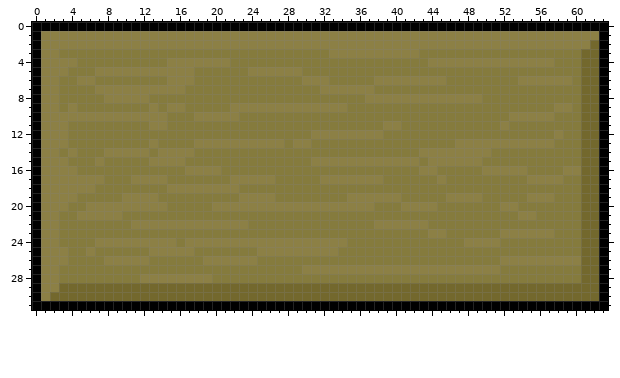
Pixel-art file -- dev/menu-button.aseprite. This is how it looked before the edit.
64x32 pixels, 1 frame.
The result:
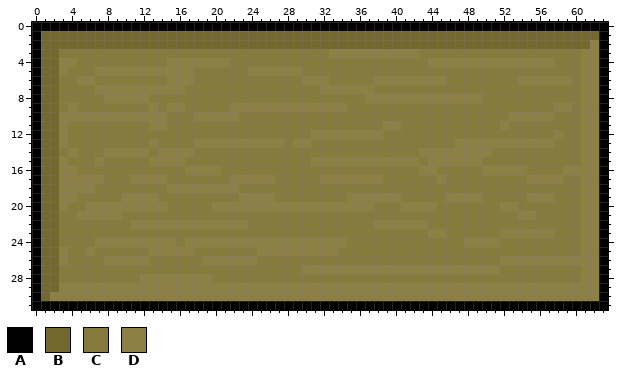
Palette (. is transparent): A #000000  B #73682d  C #857b3d  D #8c8045
Change:
{"change": "layer \"Up\" added"}
{"change": "layer \"Down\" added"}
{"where": "layer \"Down\""}
{"y":1,"x":1,"old":"DDDDDDDDDDDDDDDDDDDDDDDDDDDDDDDDDDDDDDDDDDDDDDDDDDDDDDDDDDDDDD","new":"BBBBBBBBBBBBBBBBBBBBBBBBBBBBBBBBBBBBBBBBBBBBBBBBBBBBBBBBBBBBBB"}
{"y":2,"x":1,"old":"DDDDDDDDDDDDDDDDDDDDDDDDDDDDDDDDDDDDDDDDDDDDDDDDDDDDDDDDDDDDDB","new":"BBBBBBBBBBBBBBBBBBBBBBBBBBBBBBBBBBBBBBBBBBBBBBBBBBBBBBBBBBBBBD"}
{"y":3,"x":1,"old":"DD","new":"BB"}
{"y":3,"x":61,"old":"BB","new":"DD"}
{"y":4,"x":1,"old":"DD","new":"BB"}
{"y":4,"x":61,"old":"BB","new":"DD"}
{"y":5,"x":1,"old":"DD","new":"BB"}
{"y":5,"x":61,"old":"BB","new":"DD"}
{"y":6,"x":1,"old":"DD","new":"BB"}
{"y":6,"x":61,"old":"BB","new":"DD"}
{"y":7,"x":1,"old":"DD","new":"BB"}
{"y":7,"x":61,"old":"BB","new":"DD"}
{"y":8,"x":1,"old":"DD","new":"BB"}
{"y":8,"x":61,"old":"BB","new":"DD"}
{"y":9,"x":1,"old":"DD","new":"BB"}
{"y":9,"x":61,"old":"BB","new":"DD"}
{"y":10,"x":1,"old":"DD","new":"BB"}
{"y":10,"x":61,"old":"BB","new":"DD"}
{"y":11,"x":1,"old":"DD","new":"BB"}
{"y":11,"x":61,"old":"BB","new":"DD"}
{"y":12,"x":1,"old":"DD","new":"BB"}
{"y":12,"x":61,"old":"BB","new":"DD"}
{"y":13,"x":1,"old":"DD","new":"BB"}
{"y":13,"x":61,"old":"BB","new":"DD"}
{"y":14,"x":1,"old":"DD","new":"BB"}
{"y":14,"x":61,"old":"BB","new":"DD"}
{"y":15,"x":1,"old":"DD","new":"BB"}
{"y":15,"x":61,"old":"BB","new":"DD"}
{"y":16,"x":1,"old":"DD","new":"BB"}
{"y":16,"x":61,"old":"BB","new":"DD"}
{"y":17,"x":1,"old":"DD","new":"BB"}
{"y":17,"x":61,"old":"BB","new":"DD"}
{"y":18,"x":1,"old":"DD","new":"BB"}
{"y":18,"x":61,"old":"BB","new":"DD"}
{"y":19,"x":1,"old":"DD","new":"BB"}
{"y":19,"x":61,"old":"BB","new":"DD"}
{"y":20,"x":1,"old":"DD","new":"BB"}
{"y":20,"x":61,"old":"BB","new":"DD"}
{"y":21,"x":1,"old":"DD","new":"BB"}
{"y":21,"x":61,"old":"BB","new":"DD"}
{"y":22,"x":1,"old":"DD","new":"BB"}
{"y":22,"x":61,"old":"BB","new":"DD"}
{"y":23,"x":1,"old":"DD","new":"BB"}
{"y":23,"x":61,"old":"BB","new":"DD"}
{"y":24,"x":1,"old":"DD","new":"BB"}
{"y":24,"x":61,"old":"BB","new":"DD"}
{"y":25,"x":1,"old":"DD","new":"BB"}
{"y":25,"x":61,"old":"BB","new":"DD"}
{"y":26,"x":1,"old":"DD","new":"BB"}
{"y":26,"x":61,"old":"BB","new":"DD"}
{"y":27,"x":1,"old":"DD","new":"BB"}
{"y":27,"x":61,"old":"BB","new":"DD"}
{"y":28,"x":1,"old":"DD","new":"BB"}
{"y":28,"x":61,"old":"BB","new":"DD"}
{"y":29,"x":1,"old":"DDBBBBBBBBBBBBBBBBBBBBBBBBBBBBBBBBBBBBBBBBBBBBBBBBBBBBBBBBBBBB","new":"BBDDDDDDDDDDDDDDDDDDDDDDDDDDDDDDDDDDDDDDDDDDDDDDDDDDDDDDDDDDDD"}
{"y":30,"x":1,"old":"DBBBBBBBBBBBBBBBBBBBBBBBBBBBBBBBBBBBBBBBBBBBBBBBBBBBBBBBBBBBBB","new":"BDDDDDDDDDDDDDDDDDDDDDDDDDDDDDDDDDDDDDDDDDDDDDDDDDDDDDDDDDDDDD"}
